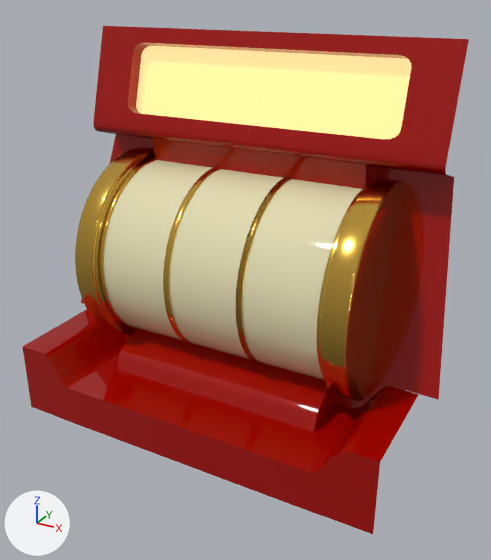
Two versions of the glTF model cilindro.glb, one commit apart.
One viewpoint serves both versions: a camera (50 mm lens) standing at (17.1, -31.7, 14.8) and looking at (0.6, -1.8, -0.2). Arrows for +X, +Y and +Z are at lower left; the lights stay in place.

The first picture shows 'Carcasa', 'Cilindro'.
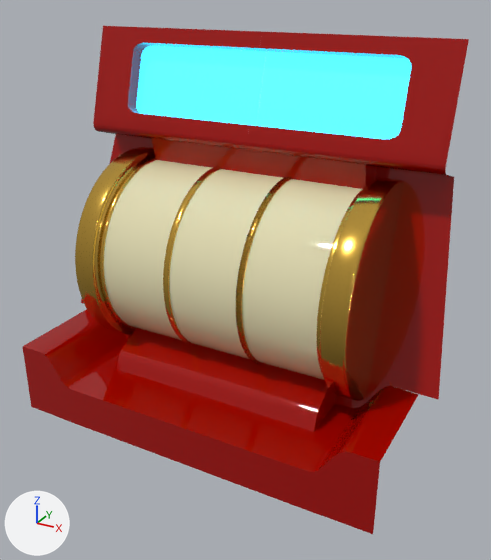
Patch to the scene script:
```diff
--- a/cilindro.glb.py
+++ b/cilindro.glb.py
@@ mat_cartel @@
 mat_cartel = principled_material('cartel')
-mat_cartel.base_color = (0.8, 0.435, 0.0539)  # orange #e7b042
-mat_cartel.emission_color = (0.9, 0.666, 0.331)  # beige #f3d59c
-mat_cartel.emission_strength = 1.0
+mat_cartel.base_color = (0.011, 0.486, 0.8)  # cyan #1bb9e7
+mat_cartel.emission_color = (0.0304, 0.549, 1.0)  # cyan #31c4ff
+mat_cartel.emission_strength = 3.4
```

Changed parts and their boxes (x1, y1, x2, y2) in the pictures (491 x 560 px):
'Carcasa', recoloured, surface changed (beige to cyan): (125, 39, 415, 143) in both
